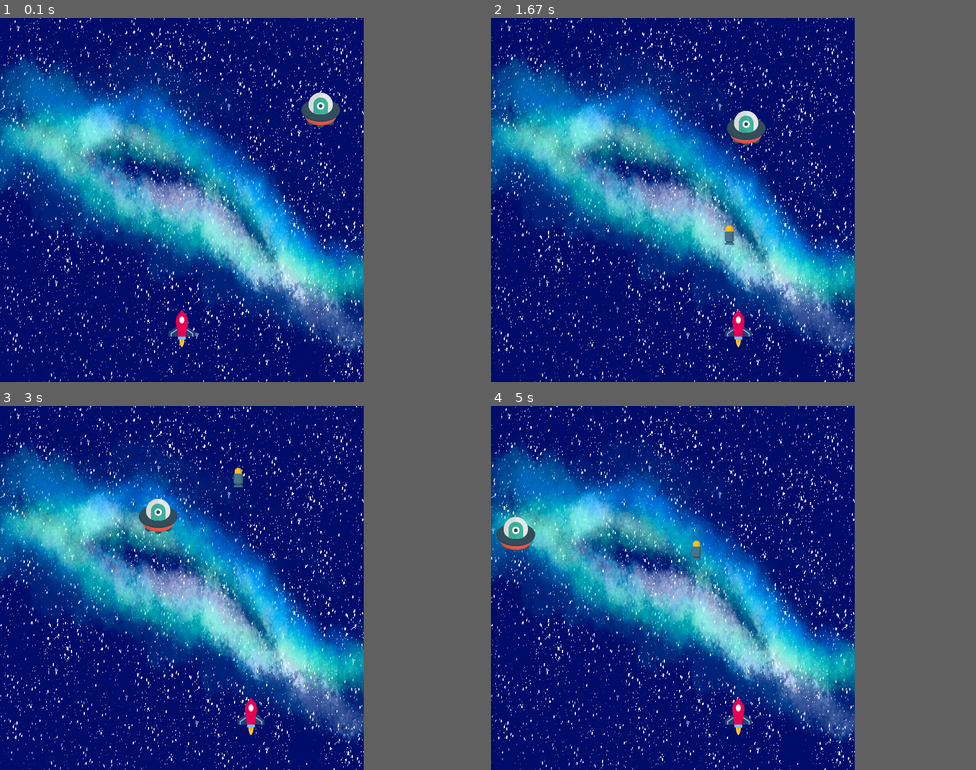
Above: before the commit, frames 1-4 (two rows, left to right).
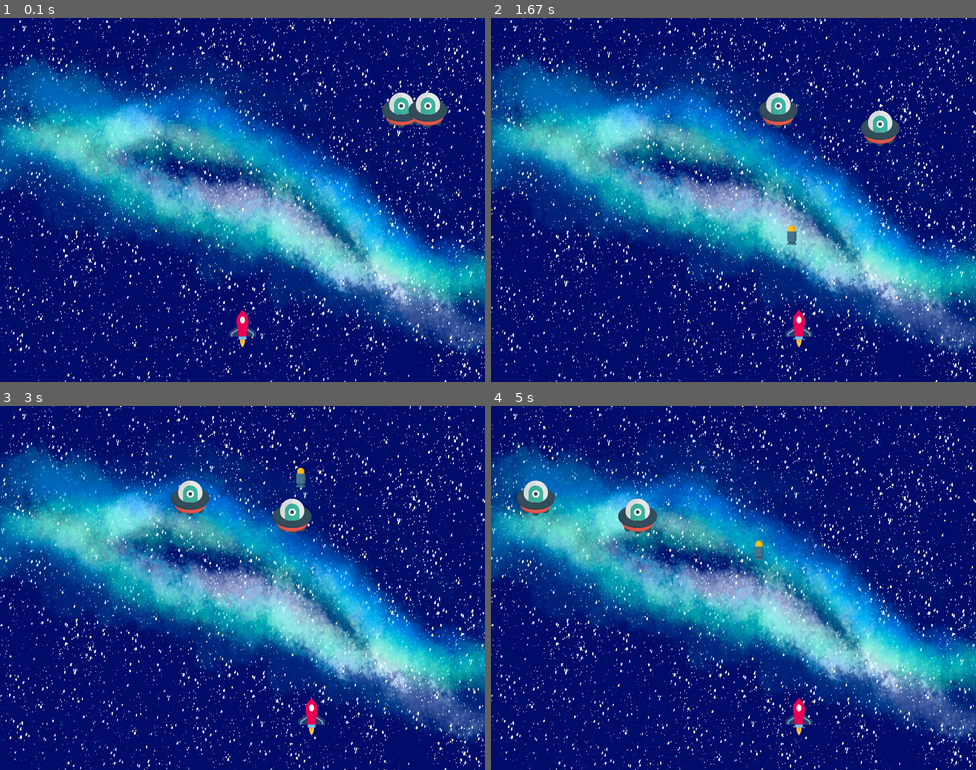
Above: after the commit, the same moments.

Repository: LF-Flores/Python-SWISE-course
Game: pygame game, started from Scripts_pygame/pygame_script.py
Same seed, same stepped clock (60 frames per second), same inputs: the game is played once before the commit and once after it.
Inputs:
- Up to frame 1 (0.1 s): no input
- Up to frame 2 (1.67 s): hold Right 0.33-0.8 s; hold Right 0.83-1.3 s; tap Space at 0.9, 1.2, 1.4 s; hold Left from 1.33 s (still down)
- Up to frame 3 (3 s): tap Space at 1.7, 1.97, 2.27, 2.4, 2.7 s; release Left at 1.87 s; hold Left 1.9-2.3 s; hold Right 2.33-2.97 s
- Up to frame 4 (5 s): hold Left 3-3.47 s; tap Space at 3.07, 3.37, 3.57, 3.87, 4.07, 4.37, 4.57, 4.87 s; hold Right 3.5-3.97 s; hold Right 4-4.47 s; hold Left from 4.5 s (still down)
In our replay, the window is 600x600 before the commit and 800x600 after it. These sizes can differ from the game's own. Grey fills any space a smaller window leaves; there, only what the larger window draws over its background counts as a difference.

The runs differ from the first frame. In frame 1, 42% of the frame differs, in the area x 0-100%, y 0-100%; in frame 2, 42%; in frame 3, 41%; in frame 4, 41%.

Commit message:
Terminado primer prototipo del juego en clase

Diff:
--- a/Scripts_pygame/pygame_script.py
+++ b/Scripts_pygame/pygame_script.py
@@ -10,7 +10,7 @@
 pygame.init()
 
 # Se define el modo del display/ventana
-ancho = 600
+ancho = 800
 altura = 600
 screen = pygame.display.set_mode((ancho, altura))
 background = pygame.image.load("graficos/fondo.jpg")
@@ -76,7 +76,7 @@
         our_coords = np.array([self.x + self.size[0]/2, self.y + self.size[1]/2])
         their_coords = np.array([other.x + other.size[0]/2, other.y + other.size[1]/2])
         dist = np.linalg.norm(our_coords - their_coords)
-        return(dist < other.size[0]/2+0.2*self.size[1]/2)
+        return(dist < other.size[0]/2+0.1*self.size[1])
 
 class Enemigo(Flotador):
 
@@ -131,7 +131,8 @@
 
 # Inicialización de datos y objetos:
 cohete = Flotador(playerX, playerY, player_img)
-alien = Enemigo(alienX, 0.2*altura, alien_img)
+num_aliens = 3
+lista_aliens = [Enemigo(alienX, 0.2*altura, alien_img) for i in range(num_aliens)]
 bala_normal = Bala(playerX, playerY, bullet_img, cohete)
 score = 0
 
@@ -176,20 +177,23 @@
     - Posición del jugador
     """
     # Fondo: Red, Green, Blue
+    #screen.fill((0, 140, 205))
     screen.blit(background, (0,0))
 
     # Cambio de estado de los objetos
+    cohete.actualizar_posicion()
+    for alien in lista_aliens:
+        alien.actualizar_posicion()
     bala_normal.actualizar_posicion()
-    cohete.actualizar_posicion()
-    alien.actualizar_posicion()
 
     # Colisiones con el borde de la pantalla y con enemigos
     cohete.check_boundary()
-    alien.check_boundary()
-    if bala_normal.check_colision(alien):
-        score += 1
-        bala_normal.restore_state()
-        print(score)
+    for alien in lista_aliens:
+        alien.check_boundary()
+        if bala_normal.check_colision(alien):
+            score += 1
+            bala_normal.restore_state()
+            alien.__init__(alienX, 0.2*altura, alien_img)
 
     # Actualizando los cambios
     pygame.display.update()
